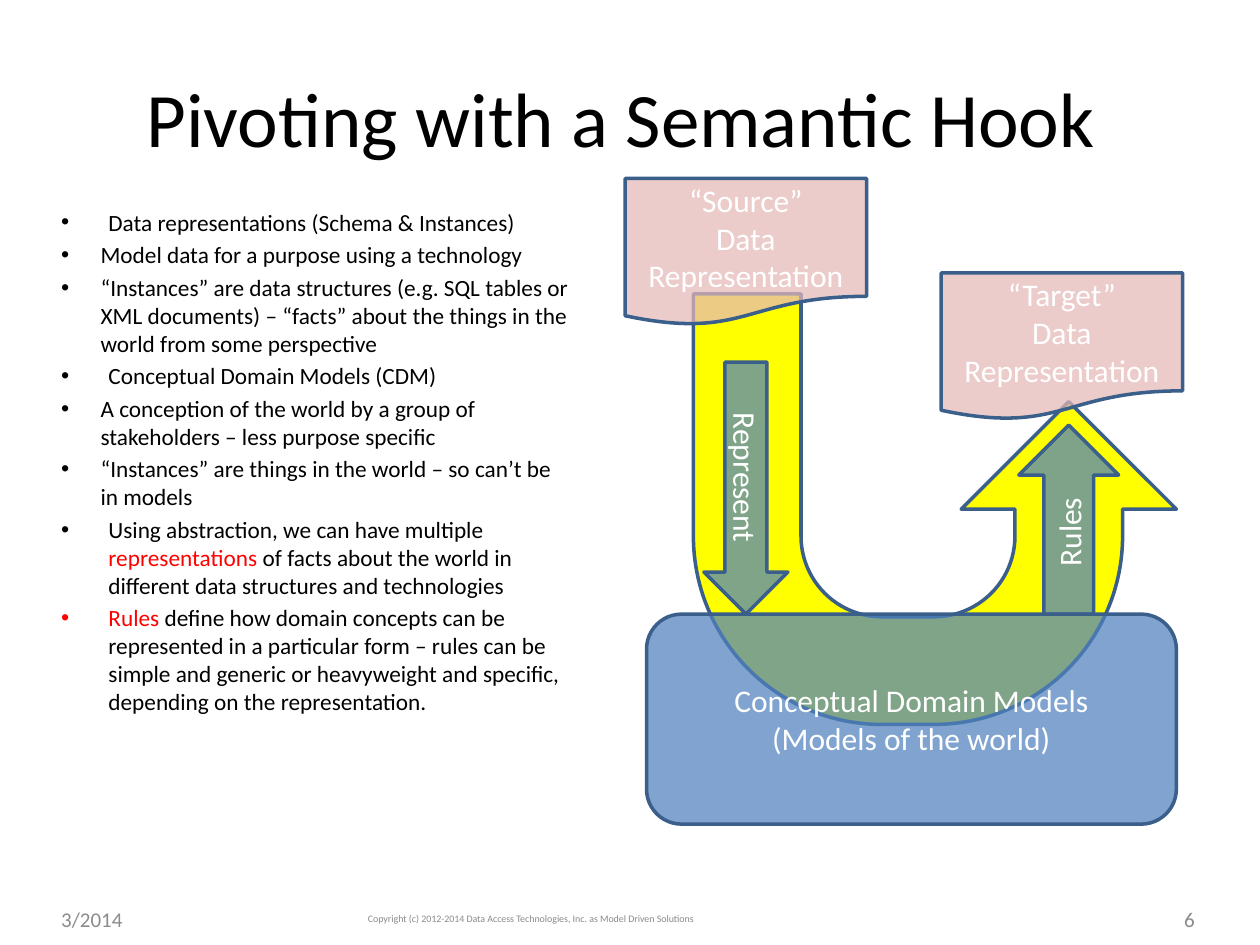
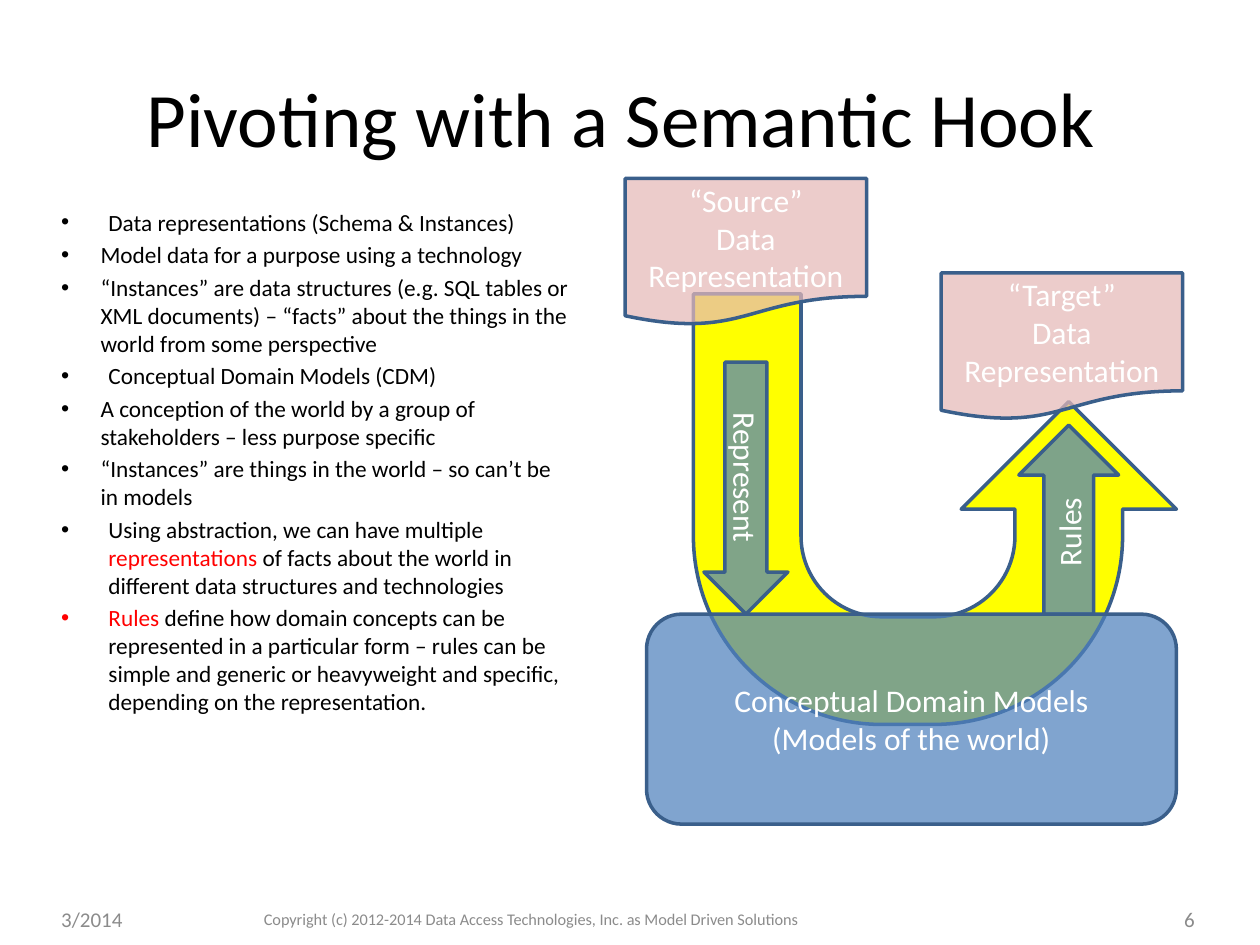
Before and after one commit to omg-threat-modeling/phase1, a slide deck: slide 6 of docs/Threat Modeling and Sharing-20140326.pptx. Drawn at 1260x945 pixels with LibreOffice and Linux fonts; fonts in the diff are those of the drawing. Boxes give left, top, right and bottom in pixels: in the first picture for what was removed or moved away, otherwise in the second. Text is boxed around its words. In the diff, an @@ line names an element or a change of style, - is before the commit and + after.

Commit message:
Slight update to OMG presentation
	modified:   docs/Threat Modeling and Sharing-20140326.pptx

```diff
--- a/docs/Threat Modeling and Sharing-20140326.pptx
+++ b/docs/Threat Modeling and Sharing-20140326.pptx
@@ text "Copyright (c) 2012-2014 Data Access ..." at <box>264,913,798,928</box>: size 5.7 to 9.3 pt @@
```
Also in this commit, not shown: 4 other slides changed.
